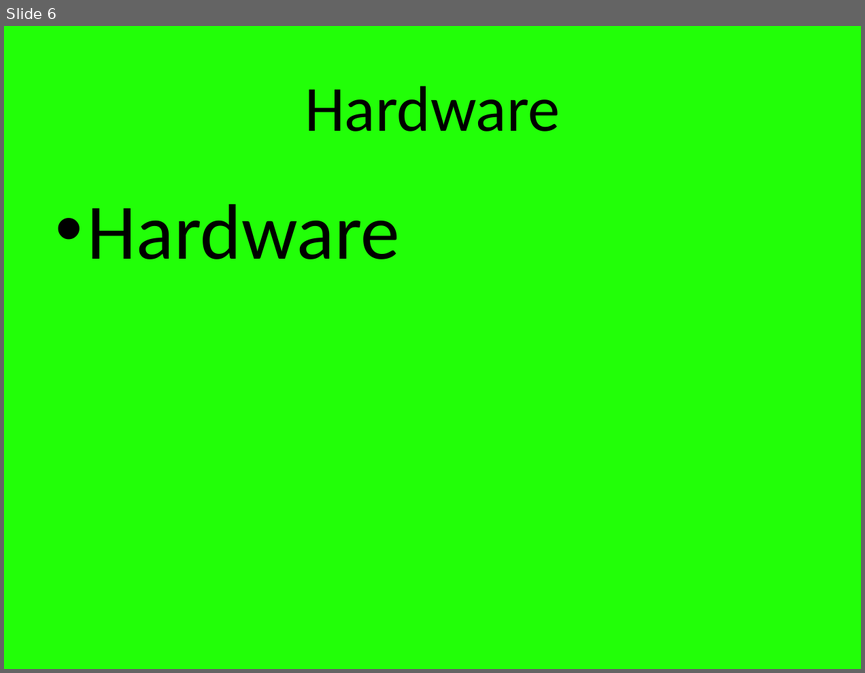
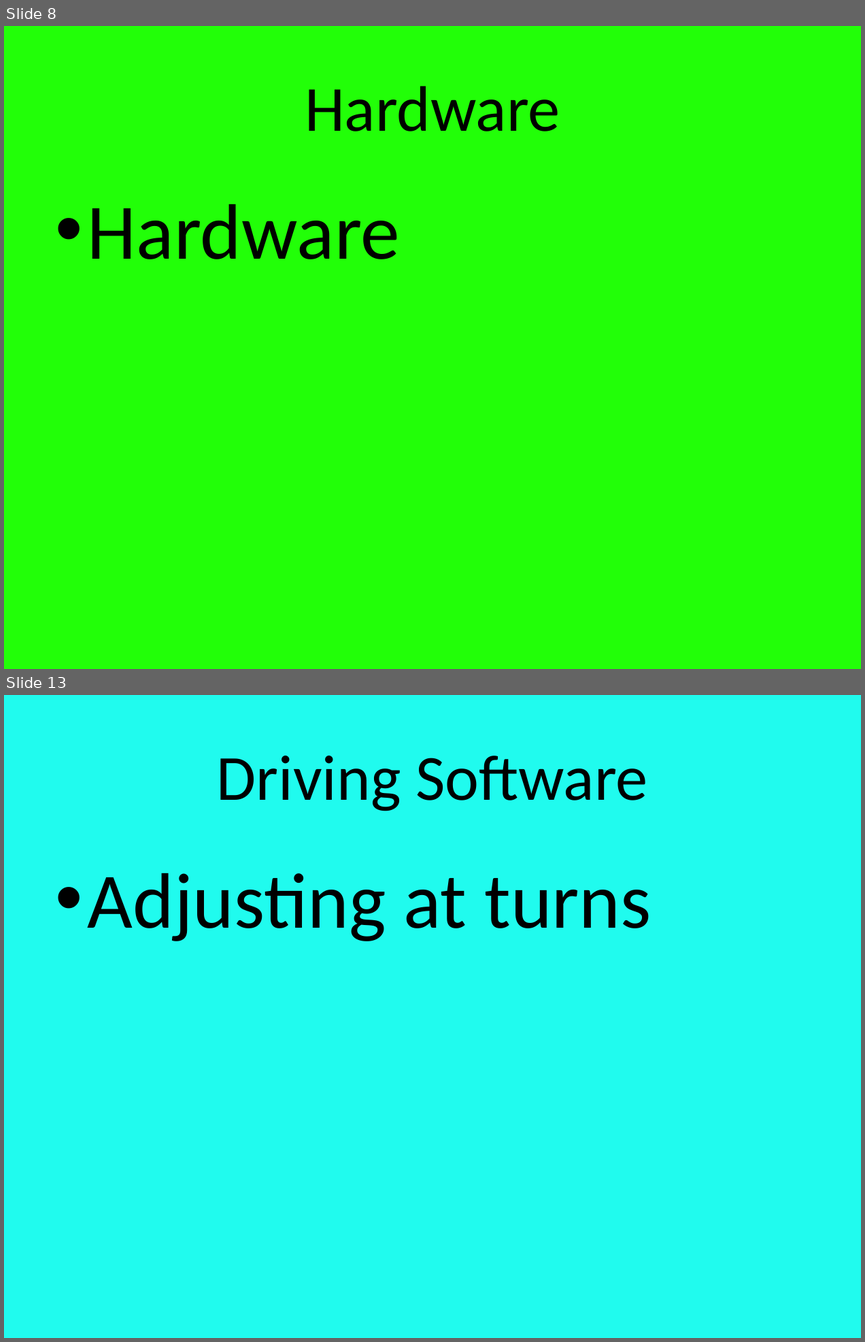
Before and after one commit to jwarshaw/RaspberryDrive, a slide deck: PowerPoint - Raspberry Drive.pptx. Shown one above the other, each under a label of ours: slide 6 before the commit, slides 8 and 13 after it; the slides between them are not shown. The pictures are 865x673 and 865x1342 pixels, drawn with LibreOffice and Linux fonts; fonts in the diff are those of the drawing. Boxes give left, top, right and bottom in pixels: in the first picture for what was removed or moved away, otherwise in the second. Text is boxed around its words. In the diff, an @@ line names an element or a change of style, - is before the commit and + after.

```diff
--- a/PowerPoint - Raspberry Drive.pptx
+++ b/PowerPoint - Raspberry Drive.pptx
@@ slide 13 added at (4, 695, 861, 1338), background #20FBEE @@
@@ title added at (217, 756, 648, 811), 54 pt, text #000000 @@
+Driving Software
@@ text added at (88, 872, 651, 941), 66 pt, text #000000 @@
+• Adjusting at turns
@@ what was slide 6 is now slide 8 @@
```
Also in this commit, not shown: 6 slides changed, 6 other slides added, 1 other file.
